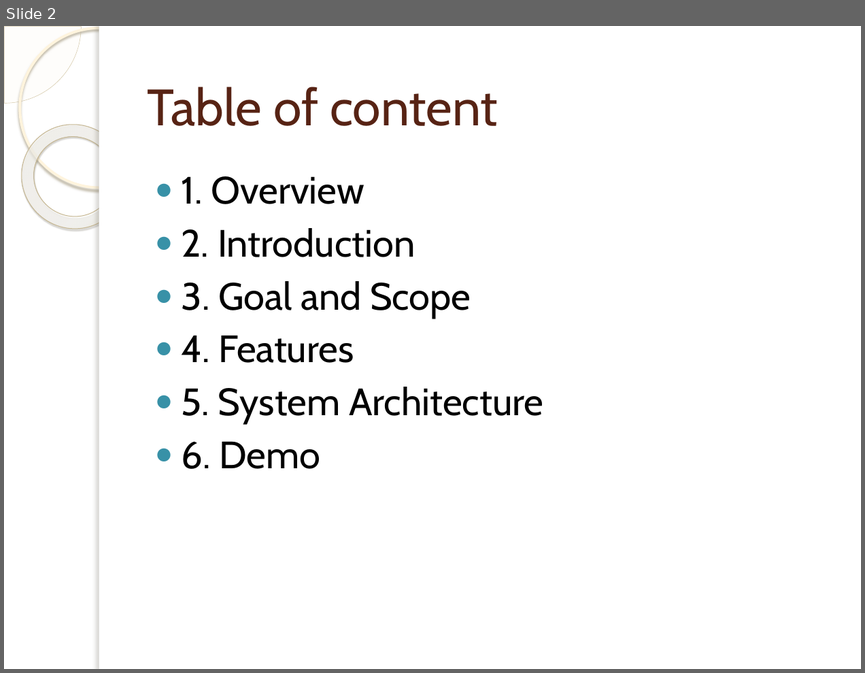
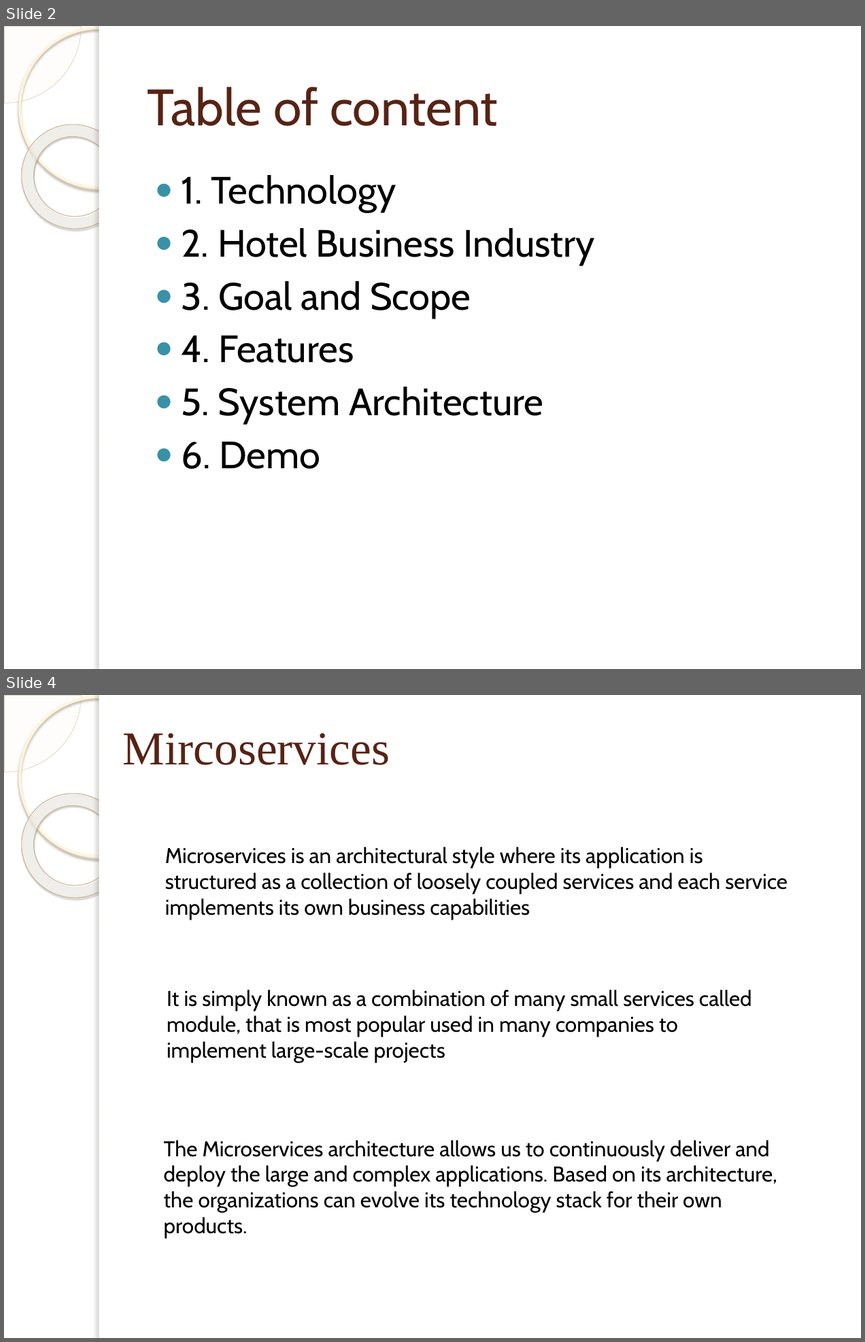
Before and after one commit to dohungcuongdev/thesis-documentation, a slide deck: Thesis-review.pptx. Shown one above the other, each under a label of ours: slide 2 before the commit, slides 2 and 4 after it; the slides between them are not shown. The pictures are 865x673 and 865x1342 pixels, drawn with LibreOffice and Linux fonts; fonts in the diff are those of the drawing; background and template pictures are left out. Boxes give left, top, right and bottom in pixels: in the first picture for what was removed or moved away, otherwise in the second. Text is boxed around its words. In the diff, an @@ line names an element or a change of style, - is before the commit and + after.

```diff
--- a/Thesis-review.pptx
+++ b/Thesis-review.pptx
@@ slide 4 added at [4, 695, 861, 1338], background picture (left out); not listed: 5 template elements that a slide beside it also shows @@
@@ title added at [123, 733, 390, 765], 39.6 pt, text #572314 @@
+Mircoservices
@@ text added at [165, 847, 787, 919], 18 pt, text #000000 @@
+Microservices is an architectural style where its application is structured as a collection of loosely coupled services and each service implements its own business capabilities
@@ text added at [167, 989, 752, 1062], 18 pt, text #000000 @@
+It is simply known as a combination of many small services called module, that is most popular used in many companies to implement large-scale projects
@@ text added at [164, 1140, 777, 1238], 18 pt, text #000000 @@
+The Microservices architecture allows us to continuously deliver and deploy the large and complex applications. Based on its architecture, the organizations can evolve its technology stack for their own products.
@@ slide 2 changed as well @@
@@ text at [181, 175, 595, 265]: text changed @@
-● 1. Overview
-● 2. Introduction
+● 1. Technology
+● 2. Hotel Business Industry
```
Also in this commit, not shown: 1 other slide changed, 19 other slides added, 5 slides removed, 9 other files.
